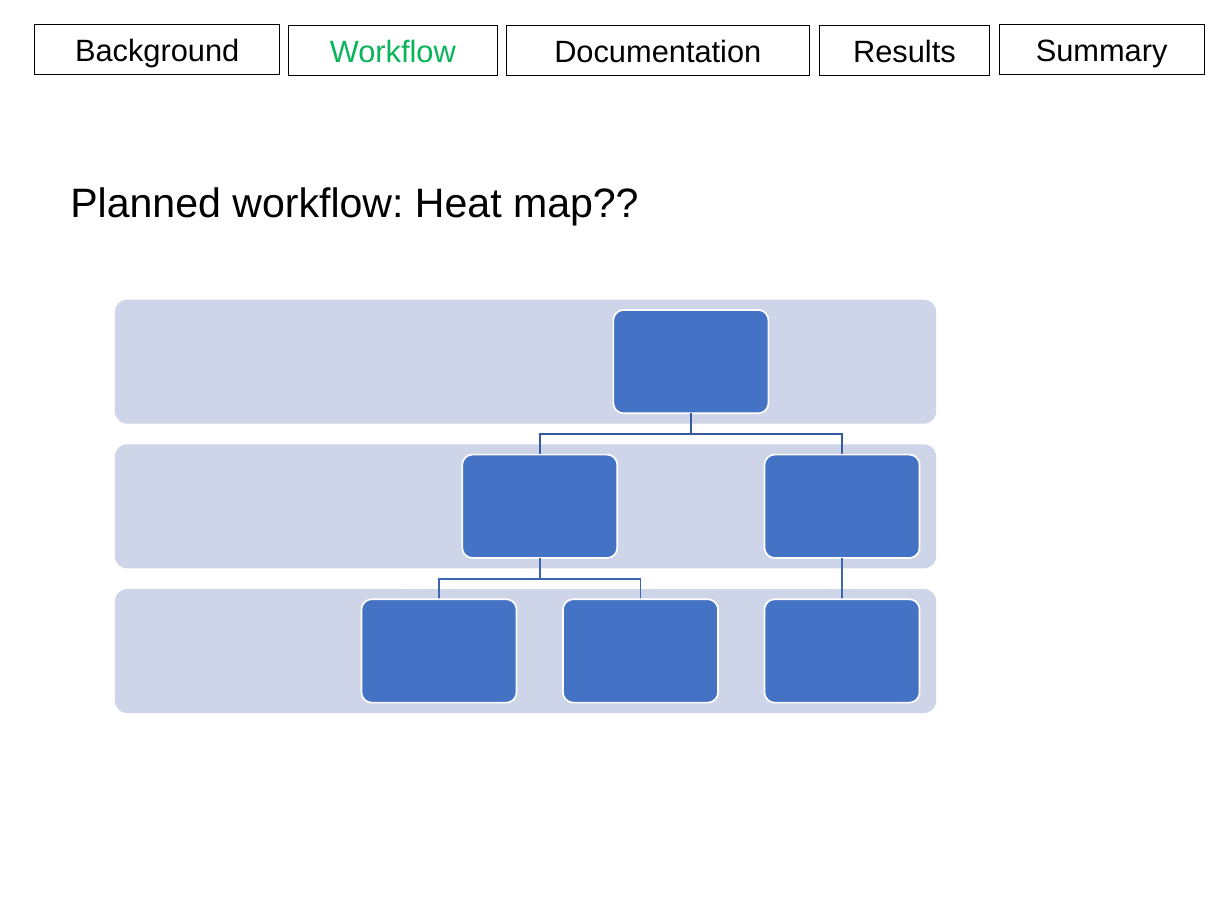
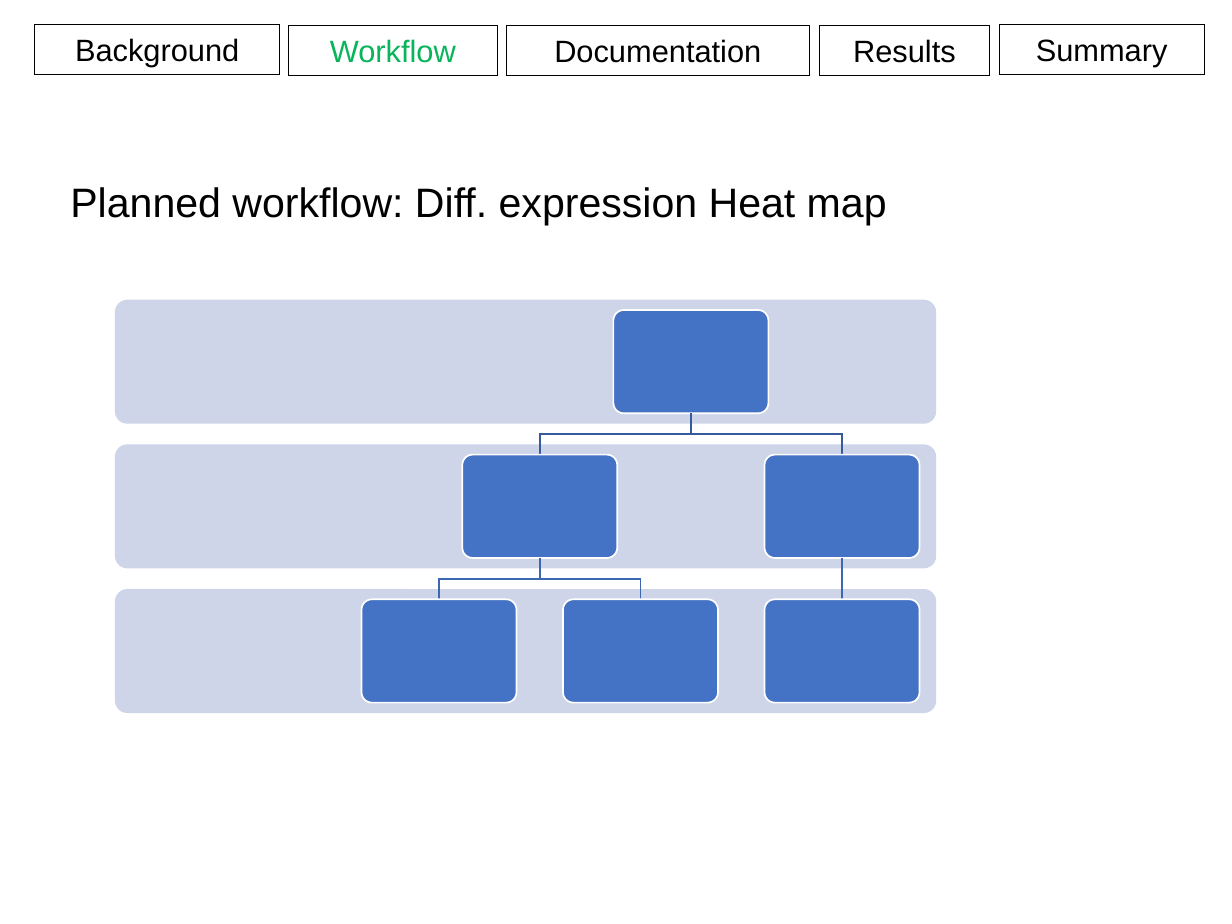
Before and after one commit to aweeger/BCB546X_FinalGroup, a slide deck: slide 18 of Presentation.pptx (slide 20 before the commit). Drawn at 1232x924 pixels with LibreOffice and Linux fonts; fonts in the diff are those of the drawing. Boxes give left, top, right and bottom in pixels: in the first picture for what was removed or moved away, otherwise in the second. Text is boxed around its words. In the diff, an @@ line names an element or a change of style, - is before the commit and + after.

```diff
--- a/Presentation.pptx
+++ b/Presentation.pptx
@@ text at [70, 187, 887, 225]: text changed @@
-Planned workflow: Heat map??
+Planned workflow: Diff. expression Heat map
```
Also in this commit, not shown: 18 other slides changed, 2 slides removed, 1 other file.
